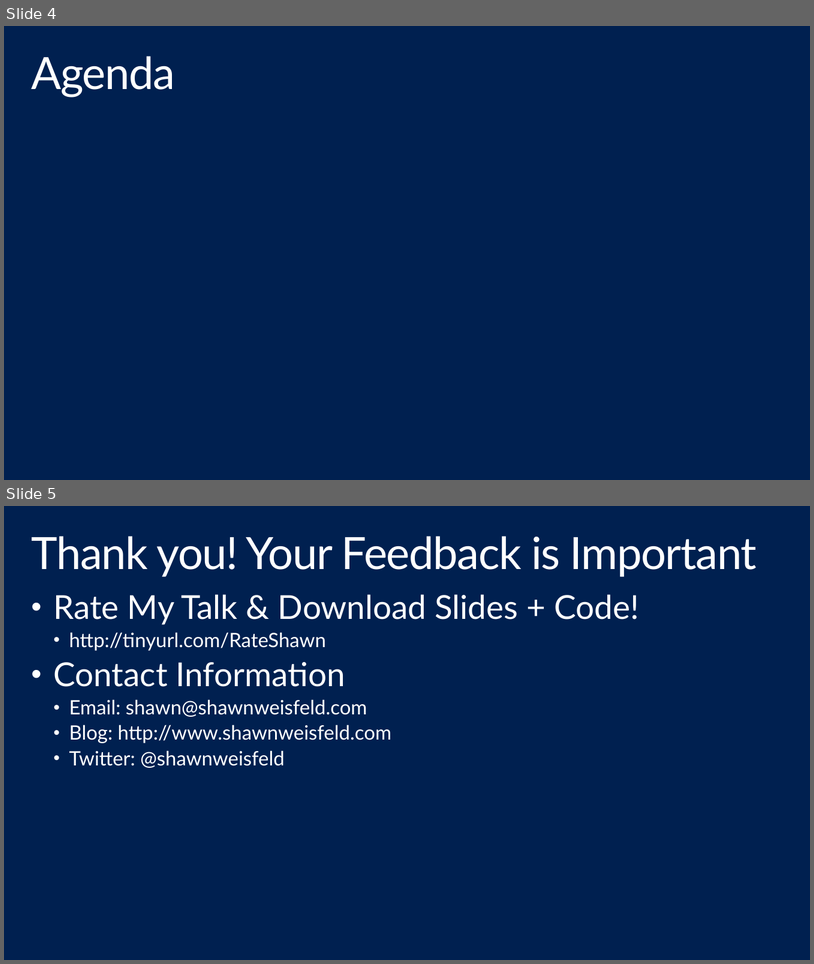
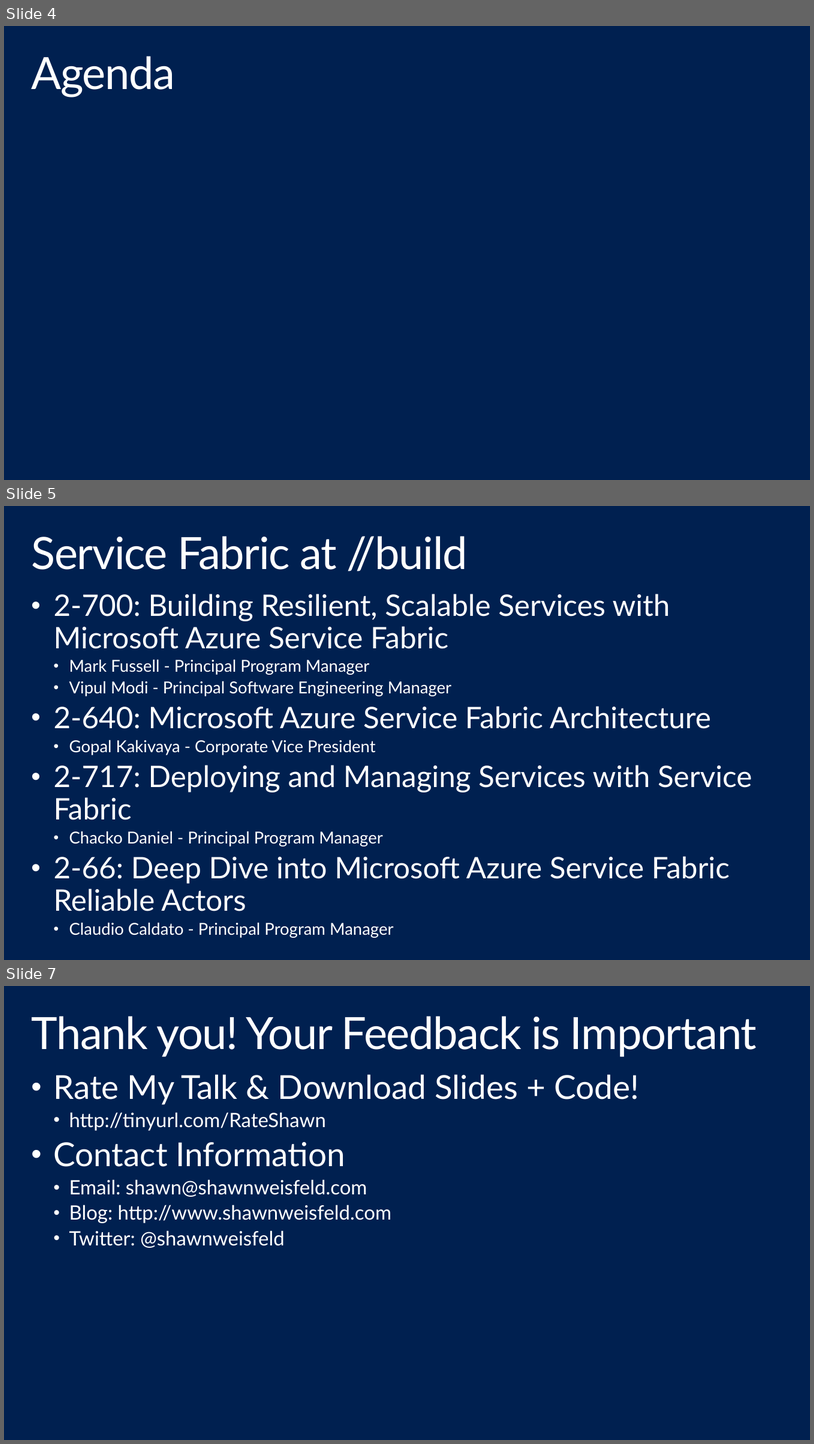
Before and after one commit to shawnweisfeld/20150514_ServiceFabric, a slide deck: Service Fabric.pptx. Shown one above the other, each under a label of ours: slides 4 and 5 before the commit, slides 4, 5 and 7 after it; the slides between them are not shown. The pictures are 814x964 and 814x1444 pixels, drawn with LibreOffice and Linux fonts; fonts in the diff are those of the drawing; background and template pictures are left out. Boxes give left, top, right and bottom in pixels: in the first picture for what was removed or moved away, otherwise in the second. Text is boxed around its words. In the diff, an @@ line names an element or a change of style, - is before the commit and + after.

```diff
--- a/Service Fabric.pptx
+++ b/Service Fabric.pptx
@@ slide 5 added at (x1=4, y1=506, x2=810, y2=960), background #002050 @@
@@ title added at (x1=31, y1=536, x2=468, y2=571), 54 pt, text #FFFFFF @@
+Service Fabric at //build
@@ text added at (x1=54, y1=594, x2=752, y2=937), 36 pt, text #FFFFFF @@
+• 2-700: Building Resilient, Scalable Services with Microsoft Azure Service Fabric
+  • Mark Fussell - Principal Program Manager
+  • Vipul Modi - Principal Software Engineering Manager
+• 2-640: Microsoft Azure Service Fabric Architecture
+  • Gopal Kakivaya - Corporate Vice President
+• 2-717: Deploying and Managing Services with Service Fabric
+  • Chacko Daniel - Principal Program Manager
+• 2-66: Deep Dive into Microsoft Azure Service Fabric Reliable Actors
+  • Claudio Caldato - Principal Program Manager
@@ what was slide 5 is now slide 7 @@
```
Also in this commit, not shown: 1 other slide added, 1 other file.
